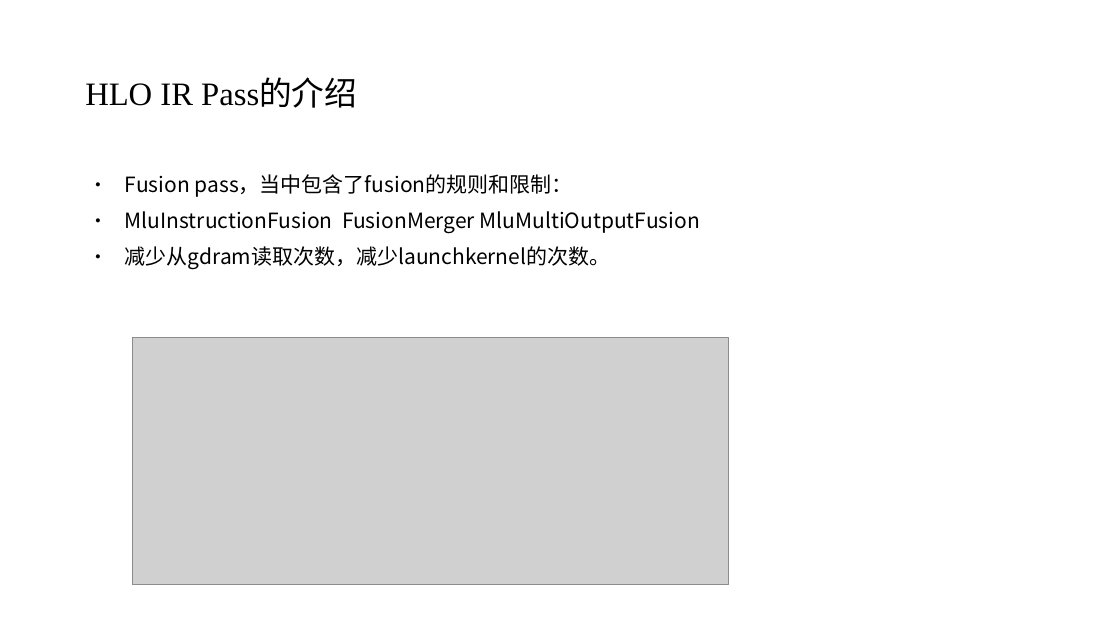
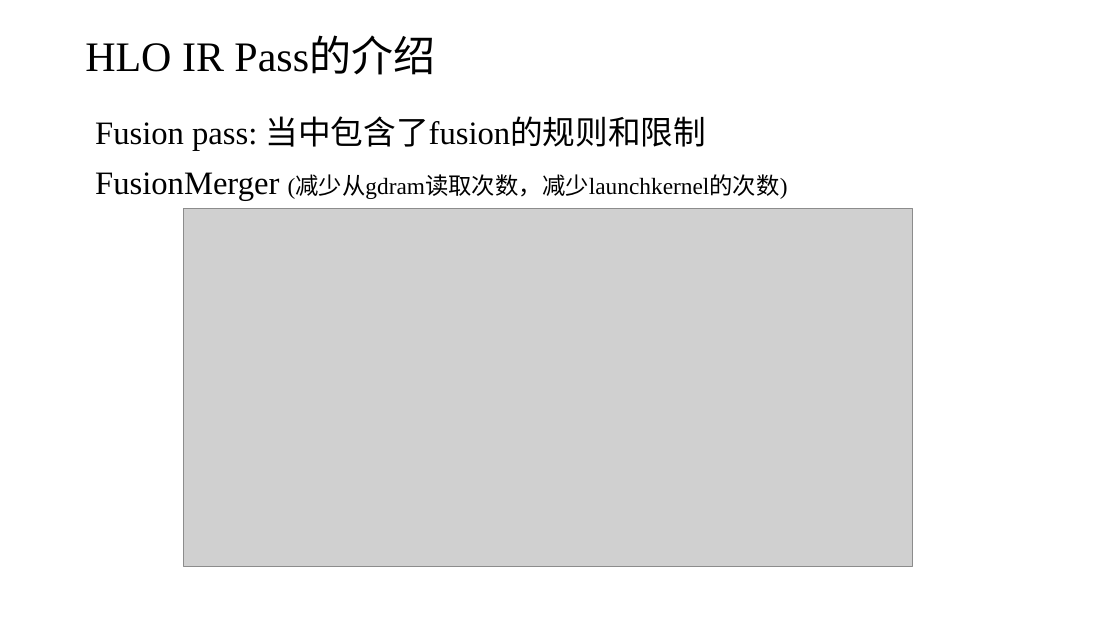
Before and after one commit to EchoWangHF/Blogs, a slide deck: slide 18 of xla/xla简介.pptx (slide 15 before the commit). Drawn at 1120x630 pixels with LibreOffice and Linux fonts; fonts in the diff are those of the drawing; grey boxes stand for pictures. Boxes give left, top, right and bottom in pixels: in the first picture for what was removed or moved away, otherwise in the second. Text is boxed around its words. In the diff, an @@ line names an element or a change of style, - is before the commit and + after.

```diff
--- a/xla/xla简介.pptx
+++ b/xla/xla简介.pptx
@@ text "HLO IR Pass的介绍": place and size @@
-text "HLO IR Pass的介绍" at (85, 79, 357, 108)
+text "HLO IR Pass的介绍" at (85, 38, 435, 75)
@@ text "HLO IR Pass的介绍" at (85, 38, 435, 75): size 28 to 36 pt @@
@@ text at (95, 116, 788, 200): text changed; size 18 to 28 pt; font Noto Sans CJK SC to Times New Roman @@
-● Fusion pass，当中包含了fusion的规则和限制：
-● MluInstructionFusion FusionMerger MluMultiOutputFusion
-● 减少从gdram读取次数，减少launchkernel的次数。
+Fusion pass: 当中包含了fusion的规则和限制
+FusionMerger (减少从gdram读取次数，减少launchkernel的次数)
@@ picture added at (184, 208, 913, 566) @@
@@ picture removed at (132, 338, 728, 586) @@
```
Also in this commit, not shown: 25 other slides changed, 7 slides added, 2 slides removed.
